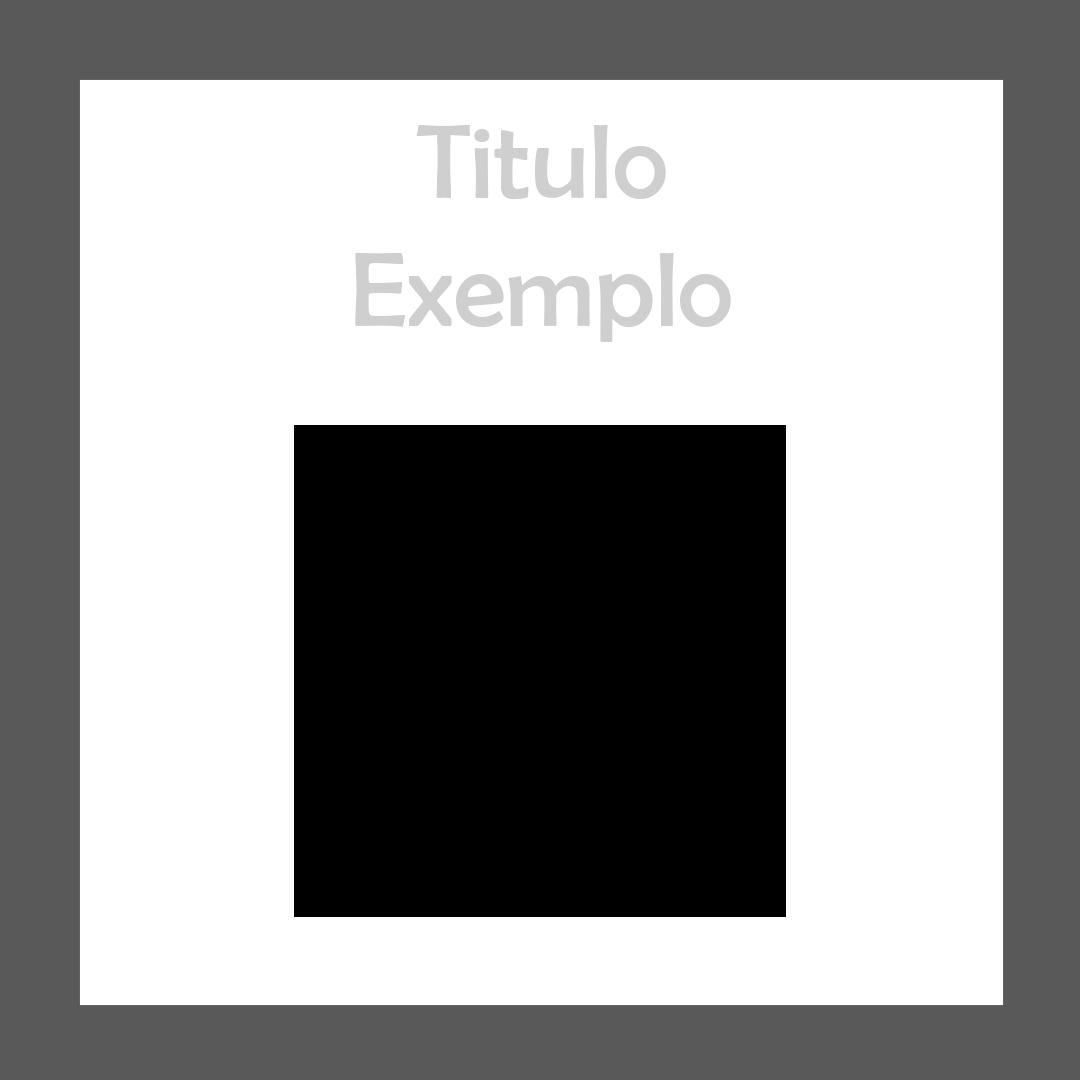
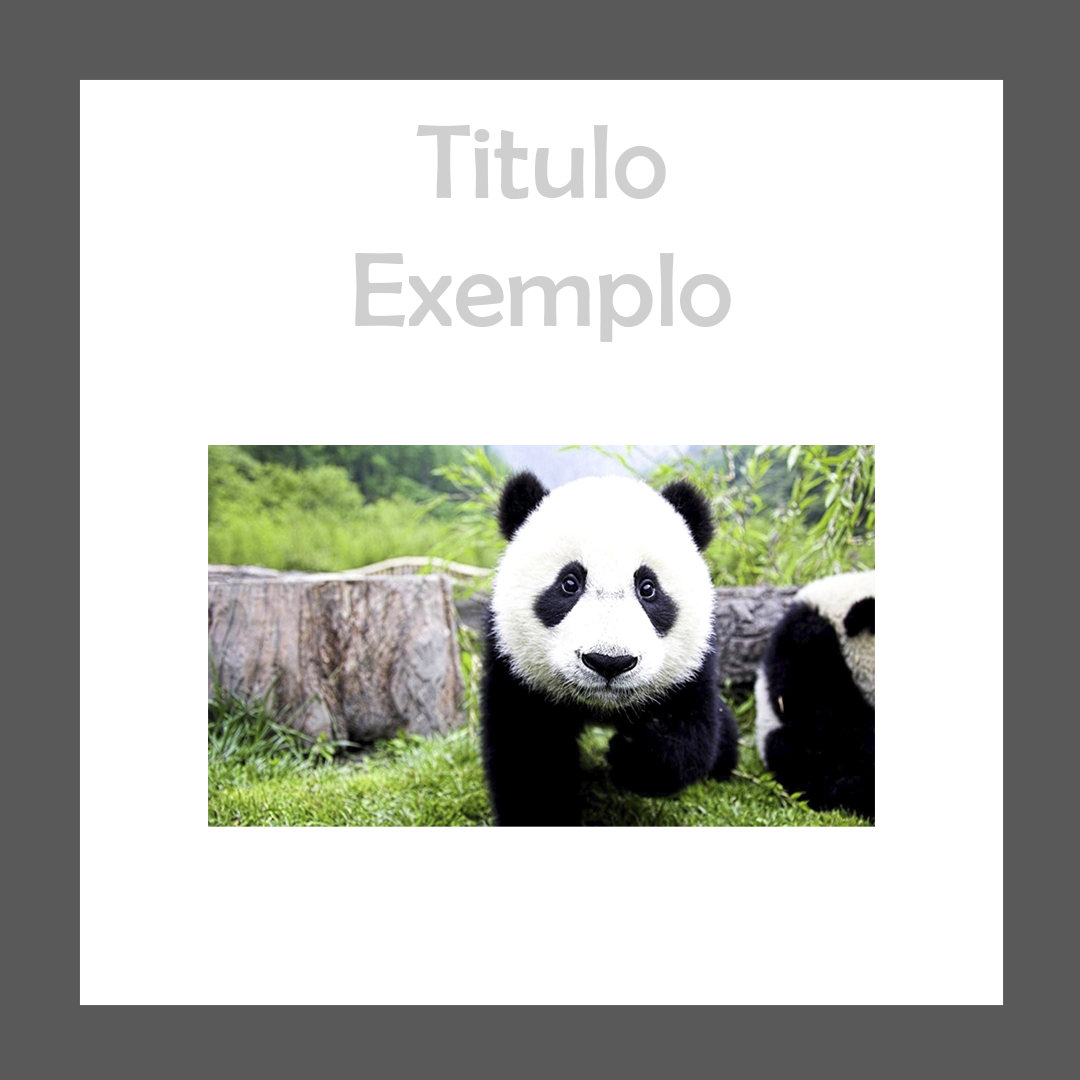
Layer changes from the first 1080px x 1080px image to the second:
painted on "example_image" over [208, 425, 875, 917]
